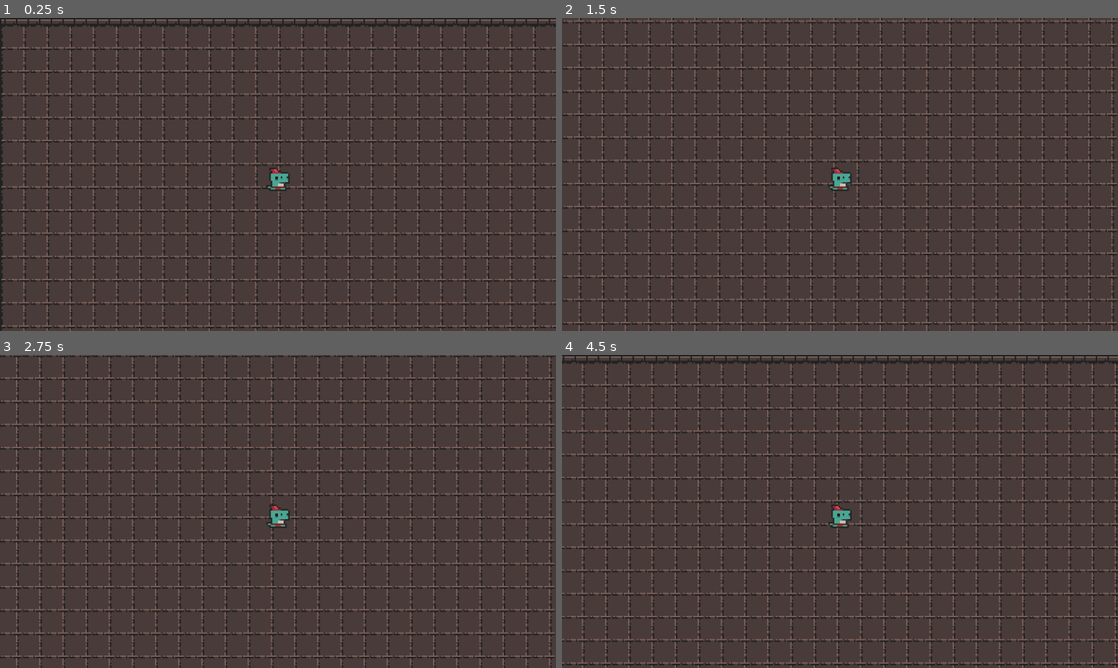
Above: before the commit, frames 1-4 (two rows, left to right).
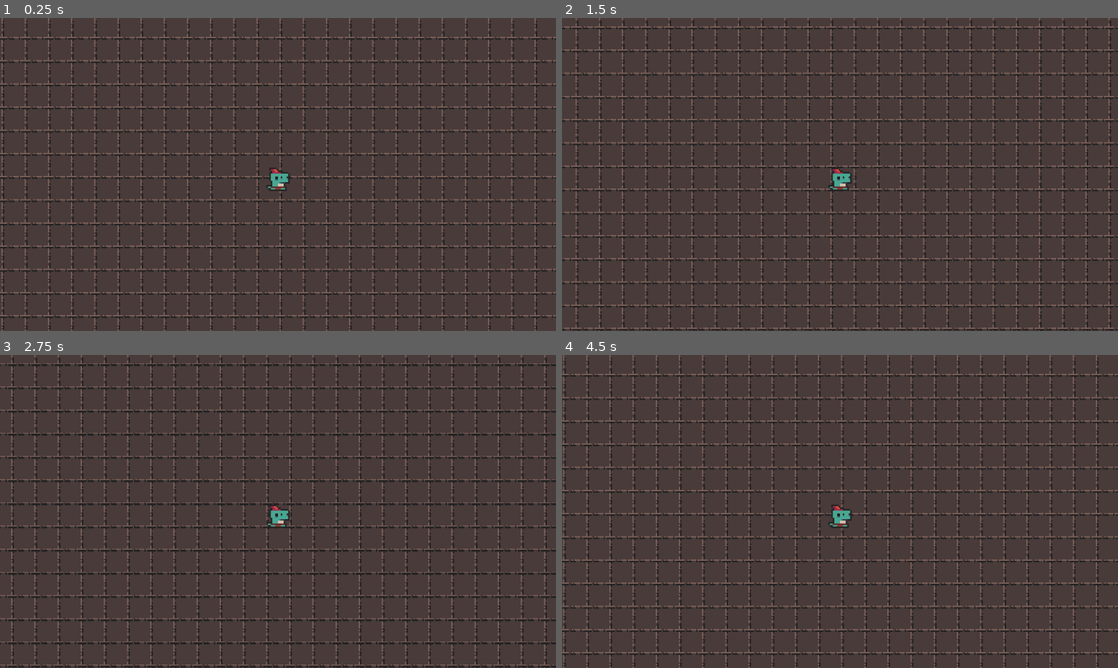
Above: after the commit, the same moments.

Repository: emilykrohn/Abyss
Game: Godot game, scene res://Scenes/Game/main.tscn
Same seed, same stepped clock (60 frames per second), same inputs: the game is played once before the commit and once after it. Before the commit the project starts from res://Scenes/main.tscn.
Inputs:
- Up to frame 1 (0.25 s): no input
- Up to frame 2 (1.5 s): hold Right (ui_right) 0.53-1.28 s; hold Down (ui_down) from 1.28 s (still down)
- Up to frame 3 (2.75 s): release Down (ui_down) at 2.03 s; hold Right (ui_right) from 2.03 s (still down)
- Up to frame 4 (4.5 s): release Right (ui_right) at 2.78 s; hold Up (ui_up) 2.78-3.53 s; hold Left (ui_left) from 3.53 s (still down)

The runs differ from the first frame. In frame 1, 26% of the frame differs, in the area x 0-100%, y 0-100%; in frame 2, 28%; in frame 3, 28%; in frame 4, 29%.

Commit message:
Start creating entity script and resource

Diff:
--- /dev/null
+++ b/Scenes/Entity/Entity.gd
@@ -0,0 +1,14 @@
+extends CharacterBody2D
+
+class_name Entity
+
+@export var entity_stats: EntityStats
+
+func movement():
+	pass
+
+func damage():
+	pass
+
+func take_damage():
+	pass
--- /dev/null
+++ b/Scenes/Entity/Entity_stats.gd
@@ -0,0 +1,7 @@
+extends Resource
+
+class_name EntityStats
+
+@export var speed: float
+@export var max_health: int
+@export var attack_damage: int
--- /dev/null
+++ b/Scenes/Entity/entity.tscn
@@ -0,0 +1,23 @@
+[gd_scene load_steps=5 format=3 uid="uid://bs2kk0lxome7p"]
+
+[ext_resource type="Script" path="res://Scenes/Entity/Entity.gd" id="1_q2mhh"]
+
+[sub_resource type="RectangleShape2D" id="RectangleShape2D_wntlr"]
+
+[sub_resource type="SpriteFrames" id="SpriteFrames_4kak8"]
+
+[sub_resource type="RectangleShape2D" id="RectangleShape2D_qi1d5"]
+
+[node name="Entity" type="CharacterBody2D"]
+script = ExtResource("1_q2mhh")
+
+[node name="CollisionShape2D" type="CollisionShape2D" parent="."]
+shape = SubResource("RectangleShape2D_wntlr")
+
+[node name="AnimatedSprite2D" type="AnimatedSprite2D" parent="."]
+sprite_frames = SubResource("SpriteFrames_4kak8")
+
+[node name="Area2D" type="Area2D" parent="."]
+
+[node name="CollisionShape2D" type="CollisionShape2D" parent="Area2D"]
+shape = SubResource("RectangleShape2D_qi1d5")
--- a/Scenes/main.tscn
+++ b/Scenes/Game/main.tscn
@@ -1,12 +1,12 @@
 [gd_scene load_steps=9 format=3 uid="uid://bcbygmx7wnxr"]
 
-[ext_resource type="Texture2D" uid="uid://c1li420pjhu3l" path="res://Art/0x72_DungeonTilesetII_v1.7/atlas_floor-16x16.png" id="1_ixqo2"]
-[ext_resource type="PackedScene" uid="uid://b8s43qgxwcbvx" path="res://Scenes/Player/player.tscn" id="1_sshvw"]
-[ext_resource type="Texture2D" uid="uid://q8o6m2x6qxu7" path="res://Art/0x72_DungeonTilesetII_v1.7/atlas_walls_low-16x16.png" id="2_rl4qs"]
-[ext_resource type="Script" path="res://Scenes/Player/player_stats.gd" id="4_lhnut"]
+[ext_resource type="Texture2D" uid="uid://c1li420pjhu3l" path="res://Art/0x72_DungeonTilesetII_v1.7/atlas_floor-16x16.png" id="1_omp74"]
+[ext_resource type="Texture2D" uid="uid://q8o6m2x6qxu7" path="res://Art/0x72_DungeonTilesetII_v1.7/atlas_walls_low-16x16.png" id="2_rg22l"]
+[ext_resource type="PackedScene" uid="uid://b8s43qgxwcbvx" path="res://Scenes/Player/player.tscn" id="3_bnql6"]
+[ext_resource type="Script" path="res://Scenes/Player/player_stats.gd" id="4_8t05y"]
 
 [sub_resource type="TileSetAtlasSource" id="TileSetAtlasSource_mw4er"]
-texture = ExtResource("1_ixqo2")
+texture = ExtResource("1_omp74")
 0:0/0 = 0
 0:0/0/physics_layer_0/linear_velocity = Vector2(0, 0)
 0:0/0/physics_layer_0/angular_velocity = 0.0
@@ -302,15 +302,17 @@
 sources/0 = SubResource("TileSetAtlasSource_mw4er")
 sources/1 = SubResource("TileSetAtlasSource_hmrbs")
 
-[sub_resource type="Resource" id="Resource_jqljv"]
+[sub_resource type="Resource" id="Resource_qpyfh"]
 resource_local_to_scene = true
-script = ExtResource("4_lhnut")
+script = ExtResource("4_8t05y")
+level = 1
+xp = 0
 max_health = 100
 damage = 5
-agility = 0
-luck = 0
-defense = 0.0
-speed = 5500.0
+agility = 5
+luck = 5
+defense = 5.0
+speed = 7000.0
 
 [node name="Main" type="Node2D"]
 
@@ -322,6 +324,6 @@
 layer_1/name = "Walls"
 layer_1/tile_data = PackedInt32Array(65536, 524289, 1, 131072, 524289, 1, 196608, 524289, 1, 262144, 524289, 1, 327680, …(3913 unchanged characters)…
 
-[node name="Player" parent="." instance=ExtResource("1_sshvw")]
-position = Vector2(207, 119)
-player_stats = SubResource("Resource_jqljv")
+[node name="Player" parent="." instance=ExtResource("3_bnql6")]
+position = Vector2(222, 126)
+player_stats = SubResource("Resource_qpyfh")
--- a/Scenes/Player/player.tscn
+++ b/Scenes/Player/player.tscn
@@ -7,12 +7,14 @@
 [sub_resource type="Resource" id="Resource_558n6"]
 resource_local_to_scene = true
 script = ExtResource("2_jdirv")
+level = 1
+xp = 0
 max_health = 100
 damage = 5
 agility = 5
 luck = 5
 defense = 5.0
-speed = 5500.0
+speed = 7000.0
 
 [sub_resource type="AtlasTexture" id="AtlasTexture_x37wm"]
 atlas = ExtResource("1_llaob")
--- a/Scenes/Player/player_stats.gd
+++ b/Scenes/Player/player_stats.gd
@@ -2,6 +2,8 @@
 
 class_name PlayerStats
 
+@export var level: int
+@export var xp: int
 @export var max_health: int
 @export var damage: int
 @export var agility: int
--- a/project.godot
+++ b/project.godot
@@ -11,7 +11,7 @@
 [application]
 
 config/name="Abyss"
-run/main_scene="res://Scenes/main.tscn"
+run/main_scene="res://Scenes/Game/main.tscn"
 config/features=PackedStringArray("4.2", "Forward Plus")
 config/icon="res://Art/icon.svg"
 
Not shown: 1 places in Scenes/Game/main.tscn that only renumber resources
